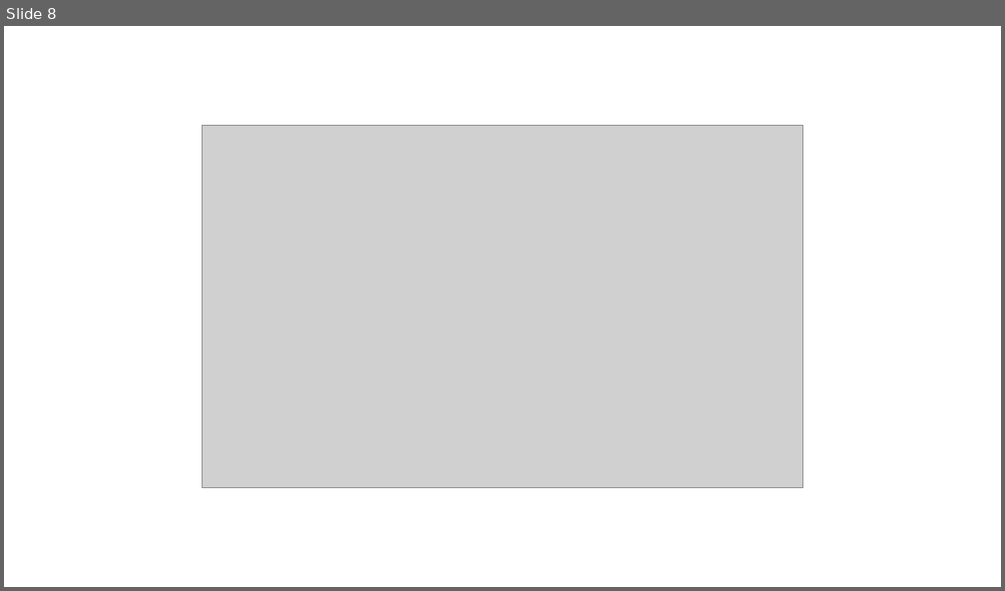
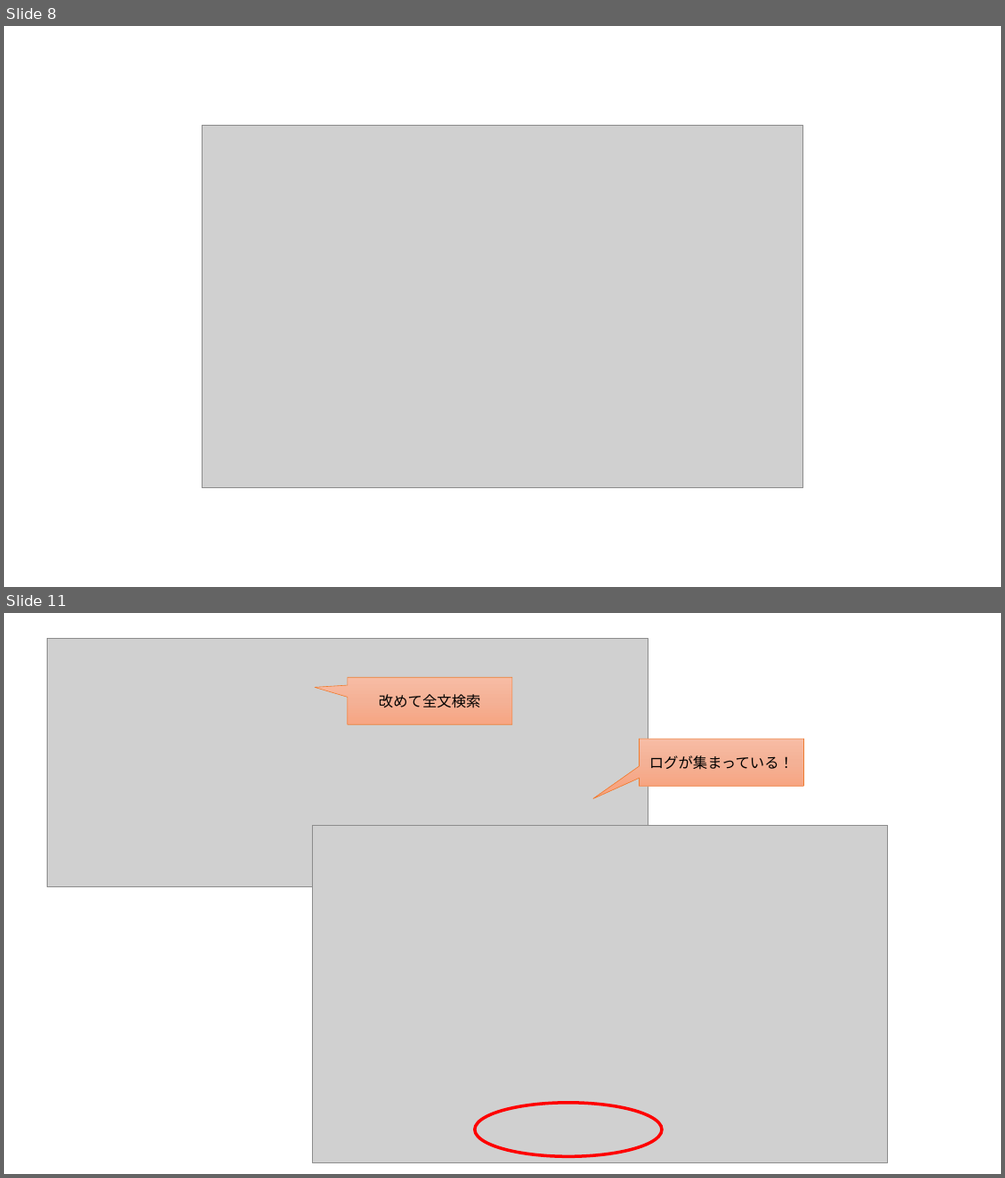
Before and after one commit to ayuina/ainaba-csa-blog, a slide deck: log-analysis-on-premise/images/figures.pptx. Shown one above the other, each under a label of ours: slide 8 before the commit, slides 8 and 11 after it; the slides between them are not shown. The pictures are 1005x591 and 1005x1178 pixels, drawn with LibreOffice and Linux fonts; fonts in the diff are those of the drawing; grey boxes stand for pictures. Boxes give left, top, right and bottom in pixels: in the first picture for what was removed or moved away, otherwise in the second. Text is boxed around its words. In the diff, an @@ line names an element or a change of style, - is before the commit and + after.

```diff
--- a/log-analysis-on-premise/images/figures.pptx
+++ b/log-analysis-on-premise/images/figures.pptx
@@ slide 11 added at [4,613,1001,1174], background #FFFFFF @@
@@ picture added at [48,639,647,887] @@
@@ speech box added at [348,677,512,724], fill gradient #F7BDA5 to #F5B196 to #F8A582, outline #ED7D31 0.5 pt, 14 pt, text #000000 @@
+改めて全文検索
@@ speech box added at [639,738,803,786], fill gradient #F7BDA5 to #F5B196 to #F8A582, outline #ED7D31 0.5 pt, 14 pt, text #000000 @@
+ログが集まっている！
@@ picture added at [312,826,888,1163] @@
@@ ellipse added at [475,1103,662,1157], outline #FF0000 3 pt @@
```
Also in this commit, not shown: 2 other slides added, 4 other files.
